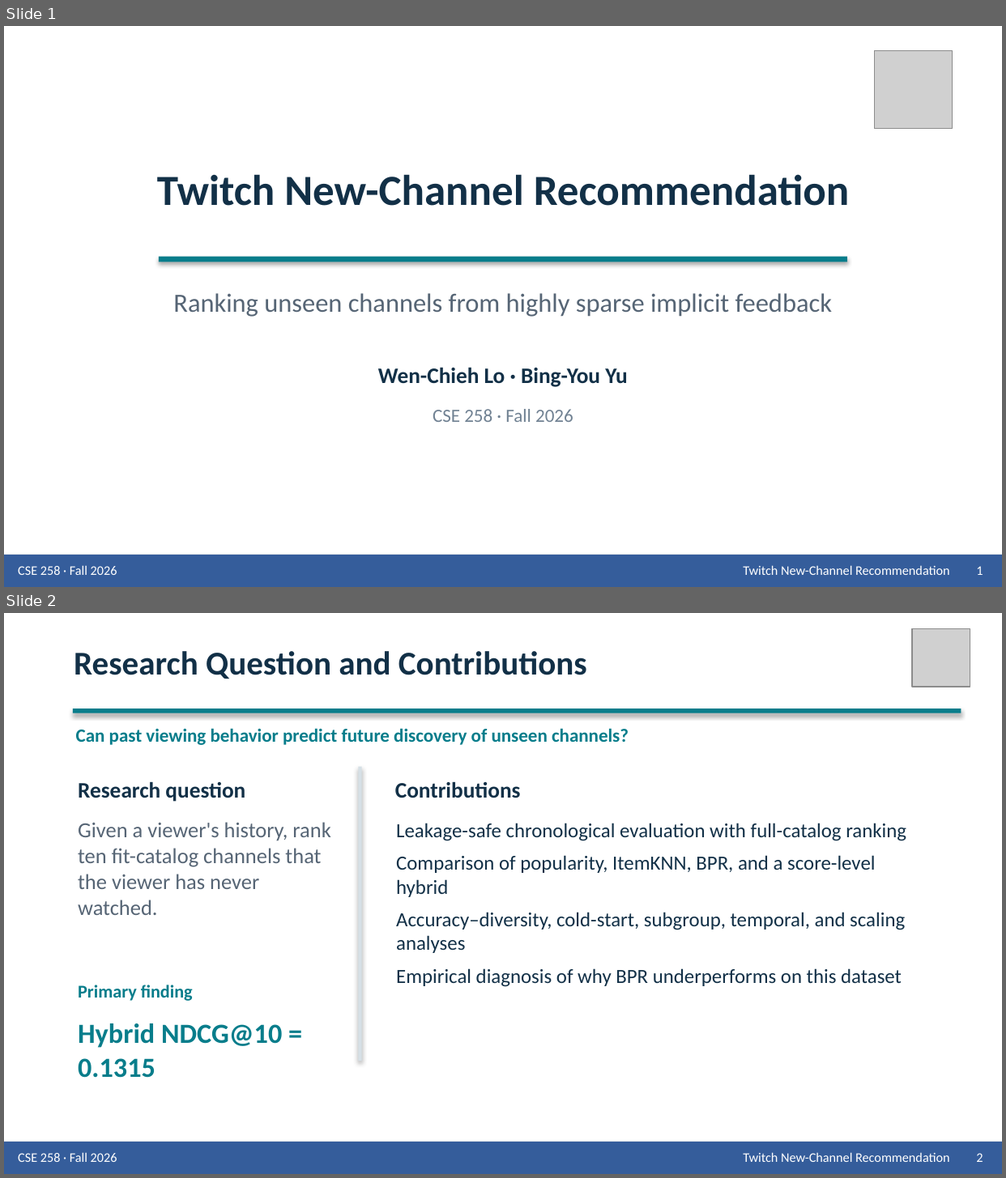
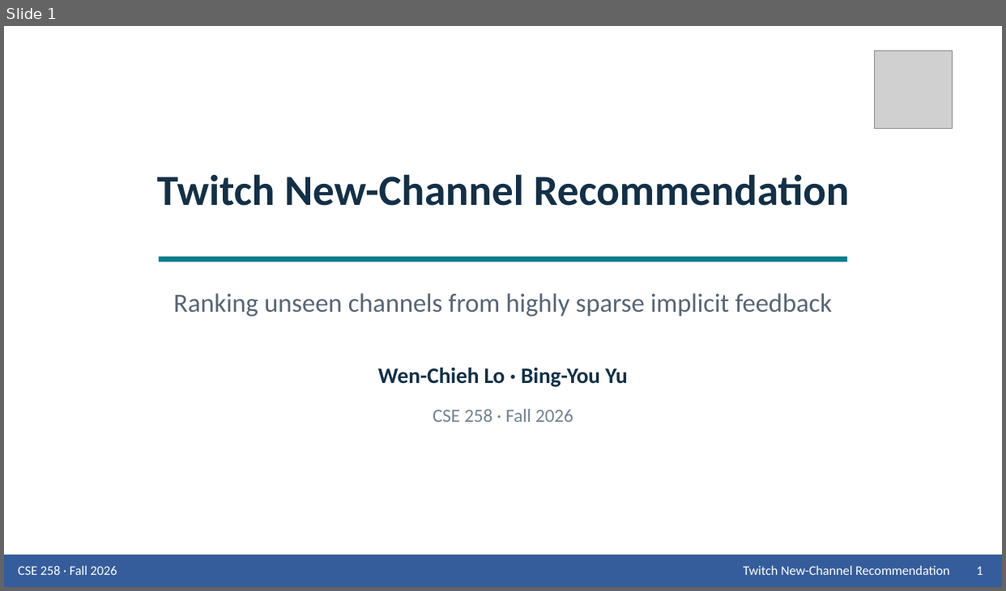
Before and after one commit to Wen-Chieh-Lo/You-know-who-did-God-did-, a slide deck: presentation/Group_9_Presentation_Twitch.pptx. Shown one above the other, each under a label of ours: slides 1 and 2 before the commit, slide 1 after it. The pictures are 1006x1178 and 1006x591 pixels, drawn with LibreOffice and Linux fonts; fonts in the diff are those of the drawing; grey boxes stand for pictures. Boxes give left, top, right and bottom in pixels: in the first picture for what was removed or moved away, otherwise in the second. Text is boxed around its words. In the diff, an @@ line names an element or a change of style, - is before the commit and + after.

Commit message:
Revise motivation slide and remove theme shadows

```diff
--- a/presentation/Group_9_Presentation_Twitch.pptx
+++ b/presentation/Group_9_Presentation_Twitch.pptx
@@ slide 2 removed at <box>4,613,1002,1174</box>, background #FFFFFF @@
@@ picture removed at <box>912,629,970,687</box> @@
@@ text removed at <box>74,651,587,679</box> @@
-Research Question and Contributions
@@ rectangle removed at <box>73,709,961,713</box> @@
@@ text removed at <box>76,728,629,745</box> @@
-Can past viewing behavior predict future discovery of unseen channels?
@@ text removed at <box>78,781,245,802</box> @@
-Research question
@@ rectangle removed at <box>358,767,362,1061</box> @@
@@ text removed at <box>395,781,521,798</box> @@
-Contributions
@@ text removed at <box>78,822,330,915</box> @@
-Given a viewer's history, rank ten fit-catalog channels that the viewer has never watched.
@@ text removed at <box>396,823,906,987</box> @@
-Leakage-safe chronological evaluation with full-catalog ranking
-Comparison of popularity, ItemKNN, BPR, and a score-level hybrid
-Accuracy–diversity, cold-start, subgroup, temporal, and scaling analyses
-Empirical diagnosis of why BPR underperforms on this dataset
@@ text removed at <box>78,985,193,1001</box> @@
-Primary finding
@@ text removed at <box>78,1024,282,1078</box> @@
-Hybrid NDCG@10 = 0.1315
@@ rectangle removed at <box>4,1142,1002,1174</box> @@
@@ text removed at <box>18,1152,117,1162</box> @@
-CSE 258 · Fall 2026
@@ text removed at <box>743,1152,950,1162</box> @@
-Twitch New-Channel Recommendation
@@ text removed at <box>976,1153,982,1162</box> @@
-2
@@ slide 1 changed as well @@
@@ rectangle at <box>159,257,847,263</box>: shadow off @@
```
Also in this commit, not shown: 12 other slides changed, 1 slide added, 2 other files.
